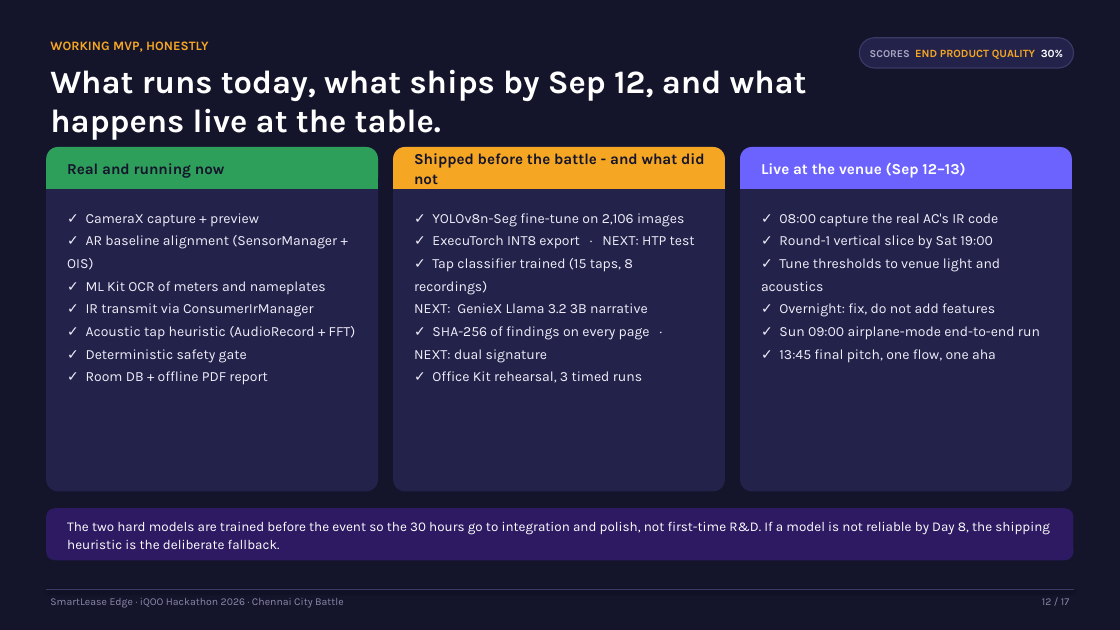
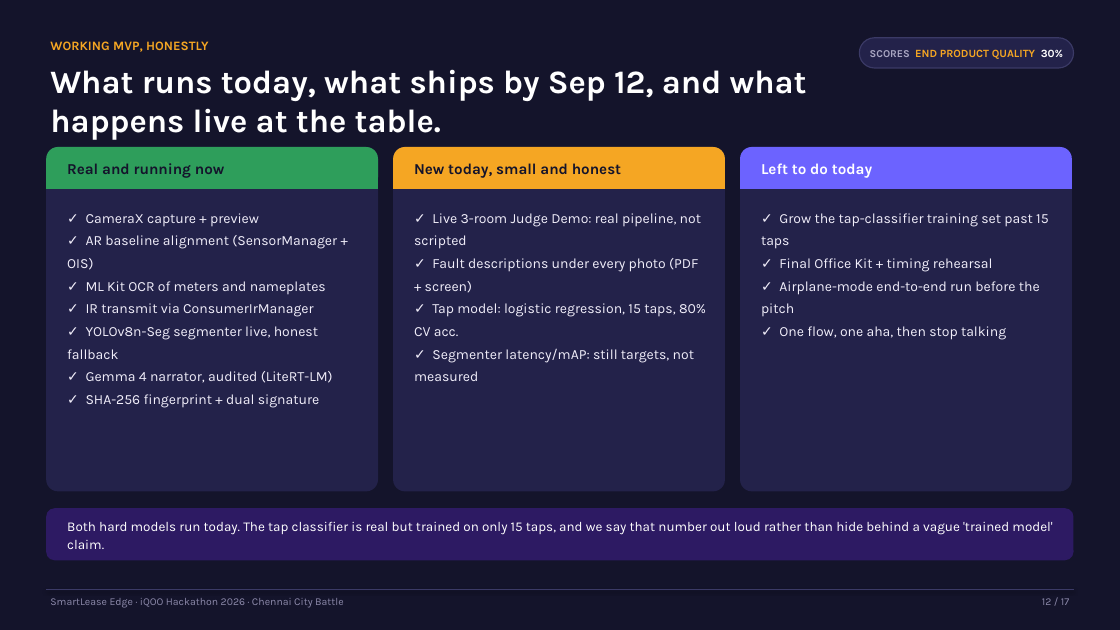
Before and after one commit to muhammedsayeedurrahman/smartlease-edge-chennai, a slide deck: slide 12 of docs/pitch/SmartLease-Edge-iQOO-Hackathon-2026.pptx. Drawn at 1120x630 pixels with LibreOffice and Linux fonts; fonts in the diff are those of the drawing. Boxes give left, top, right and bottom in pixels: in the first picture for what was removed or moved away, otherwise in the second. Text is boxed around its words. In the diff, an @@ line names an element or a change of style, - is before the commit and + after.

```diff
--- a/docs/pitch/SmartLease-Edge-iQOO-Hackathon-2026.pptx
+++ b/docs/pitch/SmartLease-Edge-iQOO-Hackathon-2026.pptx
@@ text at (414,163,621,178): text changed @@
-Shipped before the battle - and what did not
+New today, small and honest
@@ text at (761,163,872,178): text changed @@
-Live at the venue (Sep 12–13)
+Left to do today
@@ text at (414,213,706,381): text changed @@
-✓ YOLOv8n-Seg fine-tune on 2,106 images
-✓ ExecuTorch INT8 export · NEXT: HTP test
-✓ Tap classifier trained (15 taps, 8 recordings)
-NEXT: GenieX Llama 3.2 3B narrative
-✓ SHA-256 of findings on every page · NEXT: dual signature
-✓ Office Kit rehearsal, 3 timed runs
+✓ Live 3-room Judge Demo: real pipeline, not scripted
+✓ Fault descriptions under every photo (PDF + screen)
+✓ Tap model: logistic regression, 15 taps, 80% CV acc.
+✓ Segmenter latency/mAP: still targets, not measured
@@ text at (761,213,1049,340): text changed @@
-✓ 08:00 capture the real AC's IR code
-✓ Round-1 vertical slice by Sat 19:00
-✓ Tune thresholds to venue light and acoustics
-✓ Overnight: fix, do not add features
-✓ Sun 09:00 airplane-mode end-to-end run
-✓ 13:45 final pitch, one flow, one aha
+✓ Grow the tap-classifier training set past 15 taps
+✓ Final Office Kit + timing rehearsal
+✓ Airplane-mode end-to-end run before the pitch
+✓ One flow, one aha, then stop talking
@@ text at (67,326,333,408): text changed @@
-✓ Acoustic tap heuristic (AudioRecord + FFT)
-✓ Deterministic safety gate
-✓ Room DB + offline PDF report
+✓ YOLOv8n-Seg segmenter live, honest fallback
+✓ Gemma 4 narrator, audited (LiteRT-LM)
+✓ SHA-256 fingerprint + dual signature
@@ text at (67,521,1052,549): text changed @@
-The two hard models are trained before the event so the 30 hours go to integration and polish, not first-time R&D. If a model is not reliable by Day 8, the shipping heuristic is the deliberate fallback.
+Both hard models run today. The tap classifier is real but trained on only 15 taps, and we say that number out loud rather than hide behind a vague 'trained model' claim.
```
Also in this commit, not shown: 14 other slides changed.
